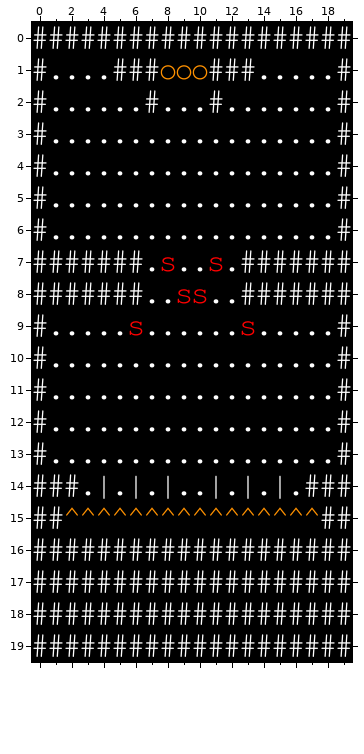
A Tiled map gets an edit: maps/arena_big.tmx. The picture above is the old version.
Cells are 16x32 px. Shown: x 0..19, y 0..19.
Now the later version:
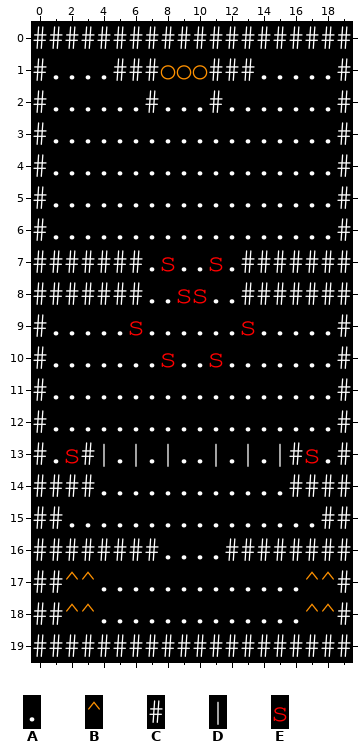
Key: from "editor": A 0 "empty", B 2 "spawn", C 4 "wall", D 5 "pylon", E 6 "simple_foe".
_ is an empty cell.
Difference:
Layer "Terrain":
Tile B gives way to tile A in row 15 at x 2 to 17.
Tile C gives way to tile A in row 16 at x 8 to 11; in rows 17 to 18 at x 4 to 16.
Tile D gives way to tile A in row 14 at x 4, 6, 8, 11, 13 and 15.
Tile C gives way to tile B in rows 17 to 18 at x 2 to 3 and 17 to 18.
Tile A gives way to tile C in rows 13 to 14 at x 3 and 16.
Tile A gives way to tile D in row 13 at x 4, 6, 8, 11, 13 and 15.
Layer "Foes":
The edit adds tile E in row 10 at x 8 and 11; in row 13 at x 2 and 17.
Pixel boxes of the changes (left, top, right, bottom) in both pictures:
added: (161, 353, 175, 368)
added: (209, 353, 223, 368)
changed: (65, 442, 335, 625)
